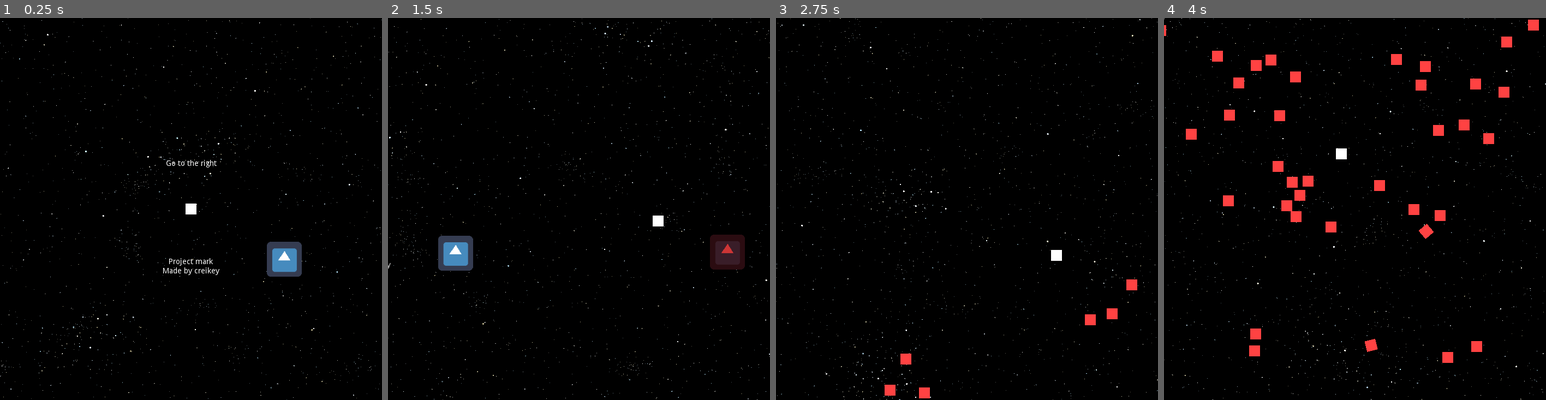
Above: before the commit, frames 1-4 (left to right).
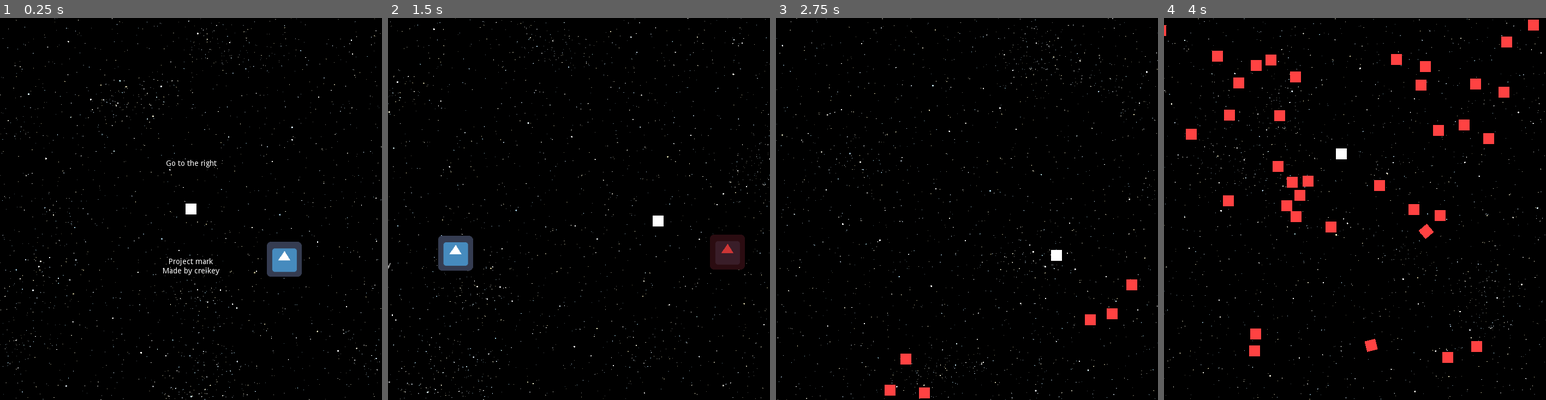
Above: after the commit, the same moments.

Repository: lajollagamesclub/project-mark
Game: Godot game, scene res://Main.tscn
The game is run twice, just before and just after one commit, with the same random seed, the same clock (stepped at 60 frames per second) and the same inputs. The engine's default icon, where the game draws it, is replaced by a stand-in: a white triangle on a blue panel in a dark square.
Inputs:
- Up to frame 1 (0.25 s): no input
- Up to frame 2 (1.5 s): tap Enter at 0.5 s; hold D (g_right) 0.53-1.28 s; hold S (g_down) from 1.28 s (still down)
- Up to frame 3 (2.75 s): release S (g_down) at 2.03 s; hold D (g_right) from 2.03 s (still down)
- Up to frame 4 (4 s): release D (g_right) at 2.78 s; hold W (g_up) 2.78-3.53 s; hold A (g_left) from 3.53 s (still down)

The runs differ from the first frame. In frame 1, 1.1% of the frame differs, in the area x 0-100%, y 0-100%; in frame 2, 1.0%; in frame 3, 1.1%; in frame 4, 1.0%.

Commit message:
Add another layer of star parallax

Diff:
--- a/src/Main.tscn
+++ b/src/Main.tscn
@@ -10,18 +10,32 @@
 shader = ExtResource( 2 )
 shader_param/global_transform = Transform2D( 1, 0, 0, 1, 0, 0 )
 shader_param/offset = Vector2( 800, 300 )
-shader_param/relative_motion = 3.1
+shader_param/relative_motion = 1.2
+shader_param/star_size = 2.7
+
+[sub_resource type="ShaderMaterial" id=2]
+shader = ExtResource( 2 )
+shader_param/global_transform = Transform2D( 1, 0, 0, 1, 0, 0 )
+shader_param/offset = Vector2( 1500, 700 )
+shader_param/relative_motion = 1.4
 shader_param/star_size = 2.7
 
 [node name="Main" type="Node2D"]
 
 [node name="StarryBackground" parent="." instance=ExtResource( 1 )]
+parallax_scale = 0.7
 
 [node name="StarryBackground2" parent="." instance=ExtResource( 1 )]
 material = SubResource( 1 )
-relative_motion = 3.1
+relative_motion = 1.2
 parallax_scale = 0.5
 offset = Vector2( 800, 300 )
+
+[node name="StarryBackground3" parent="." instance=ExtResource( 1 )]
+material = SubResource( 2 )
+relative_motion = 1.4
+parallax_scale = 0.3
+offset = Vector2( 1500, 700 )
 
 [node name="Icon" type="Sprite" parent="."]
 position = Vector2( 170.896, 92.2284 )
Not shown: 1 places in src/Main.tscn that only renumber resources
